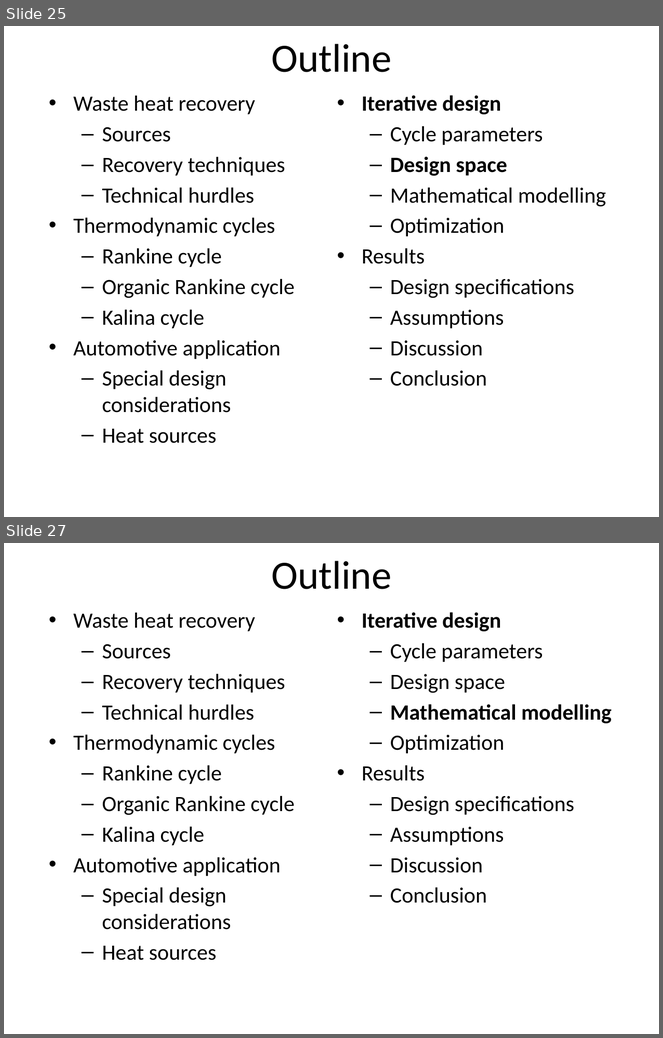
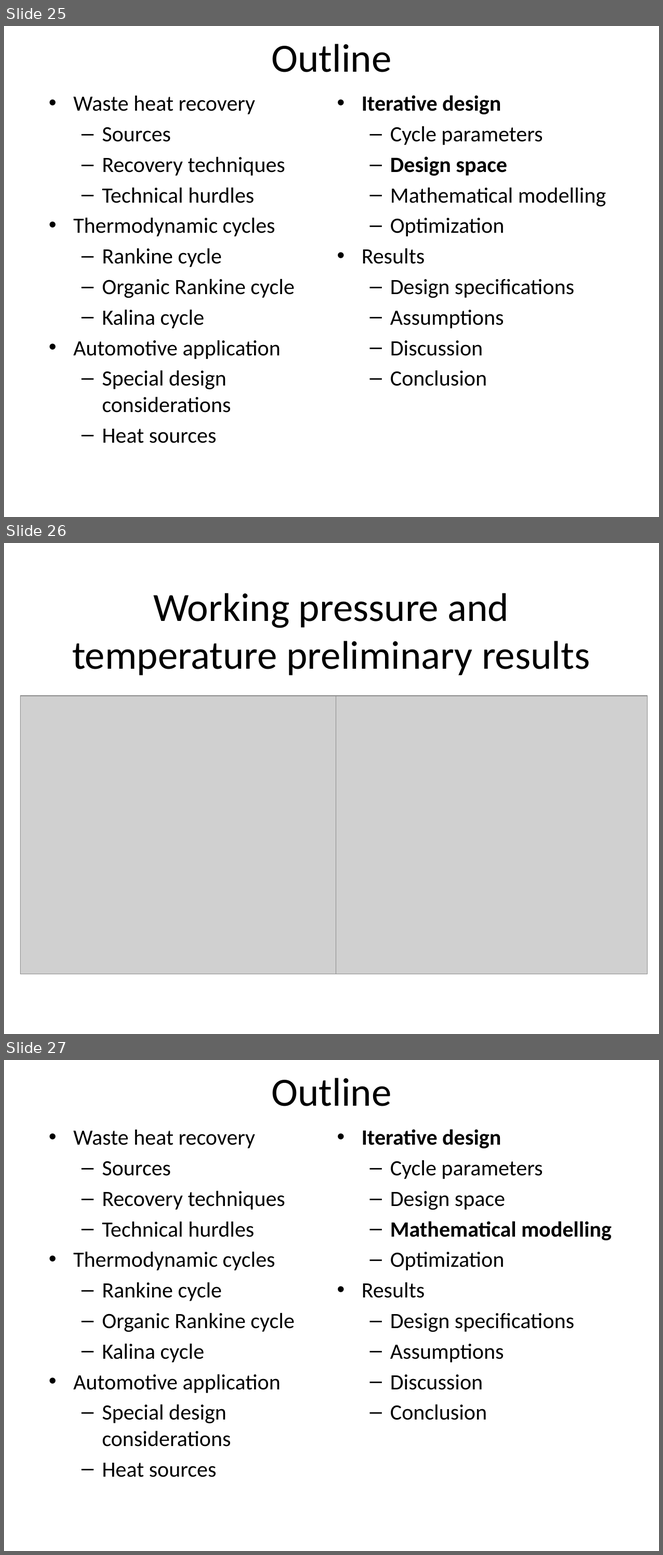
Before and after one commit to gmclapp/Masters_Thesis, a slide deck: Proposal/Proposal presentation.pptx. Shown one above the other, each under a label of ours: slides 25 and 27 before the commit, slides 25, 26 and 27 after it; the slides between them are not shown. The pictures are 663x1038 and 663x1555 pixels, drawn with LibreOffice and Linux fonts; fonts in the diff are those of the drawing; grey boxes stand for pictures; background and template pictures are left out. Boxes give left, top, right and bottom in pixels: in the first picture for what was removed or moved away, otherwise in the second. Text is boxed around its words. In the diff, an @@ line names an element or a change of style, - is before the commit and + after.

```diff
--- a/Proposal/Proposal presentation.pptx
+++ b/Proposal/Proposal presentation.pptx
@@ slide 26 added at (4,543,659,1034), background picture (left out) @@
@@ title added at (72,593,590,676), 44 pt, text #000000 @@
+Working pressure and
+temperature preliminary results
@@ picture added at (21,696,338,974) @@
@@ picture added at (336,696,647,974) @@
```
Also in this commit, not shown: 3 other slides added, 5 slides removed.
